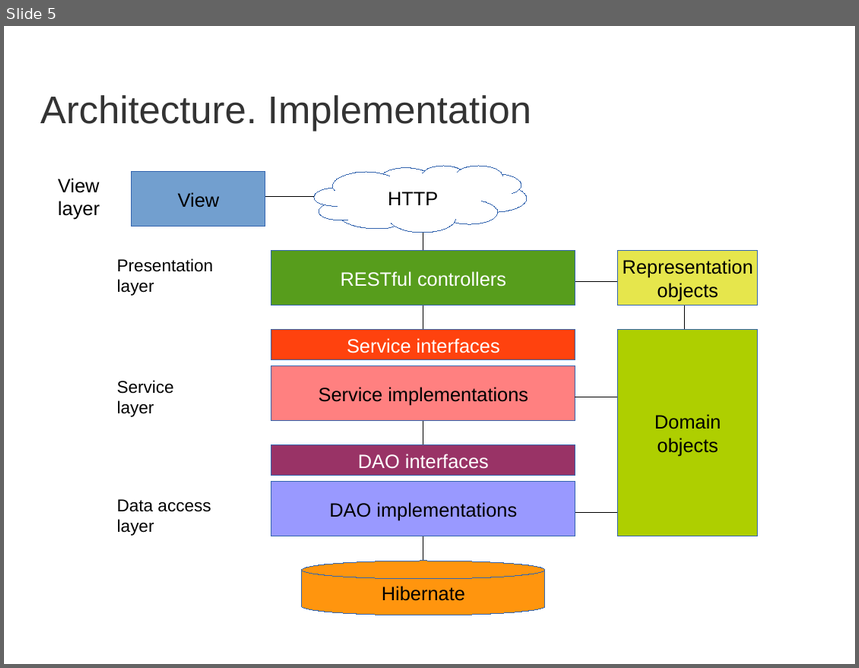
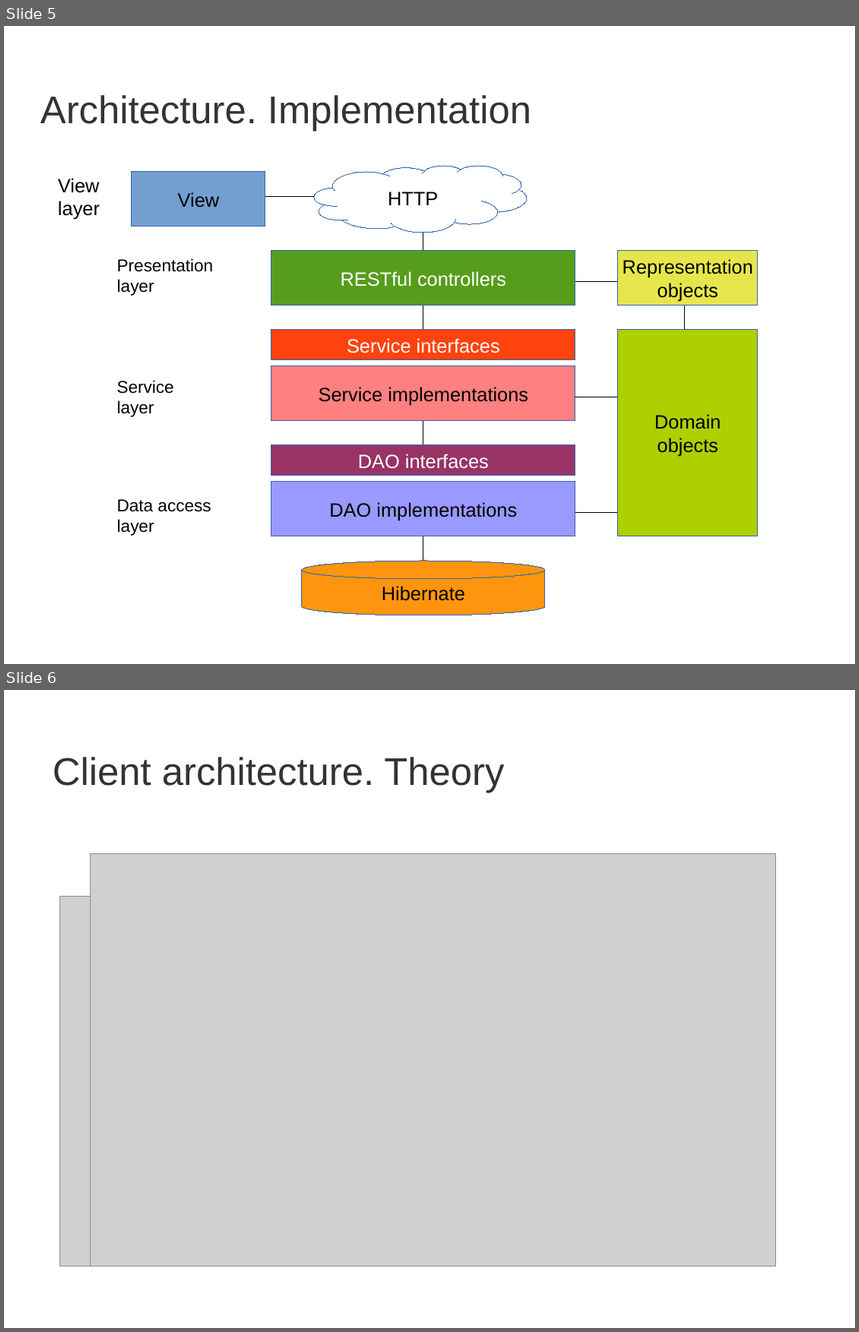
Before and after one commit to riaval/open-note, a slide deck: presentation.odp. Shown one above the other, each under a label of ours: slide 5 before the commit, slides 5 and 6 after it. The pictures are 859x668 and 859x1332 pixels, drawn with LibreOffice and Linux fonts; fonts in the diff are those of the drawing; grey boxes stand for pictures; background and template pictures are left out. Boxes give left, top, right and bottom in pixels: in the first picture for what was removed or moved away, otherwise in the second. Text is boxed around its words. In the diff, an @@ line names an element or a change of style, - is before the commit and + after.

```diff
--- a/presentation.odp
+++ b/presentation.odp
@@ slide 6 added at box(4, 690, 855, 1328), background picture (left out) @@
@@ title added at box(53, 757, 504, 793), 36 pt, text #333333 @@
+Client architecture. Theory
@@ picture added at box(91, 854, 776, 1267) @@
@@ picture added at box(59, 897, 661, 1267) @@
```
Also in this commit, not shown: 1 other slide added, 8 other files.
